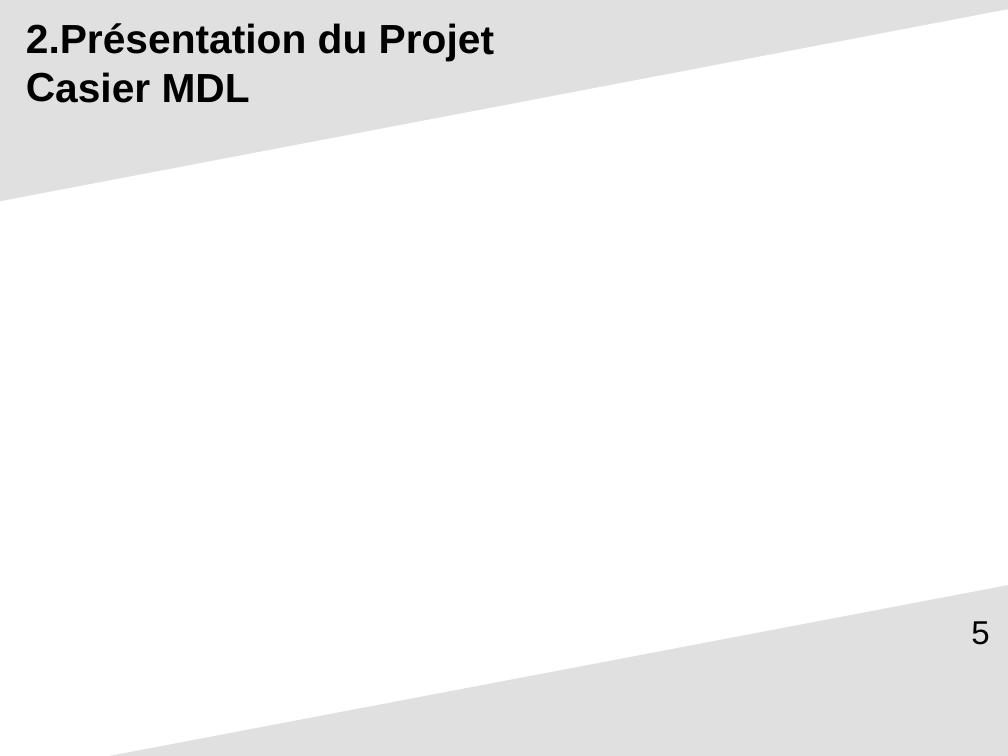
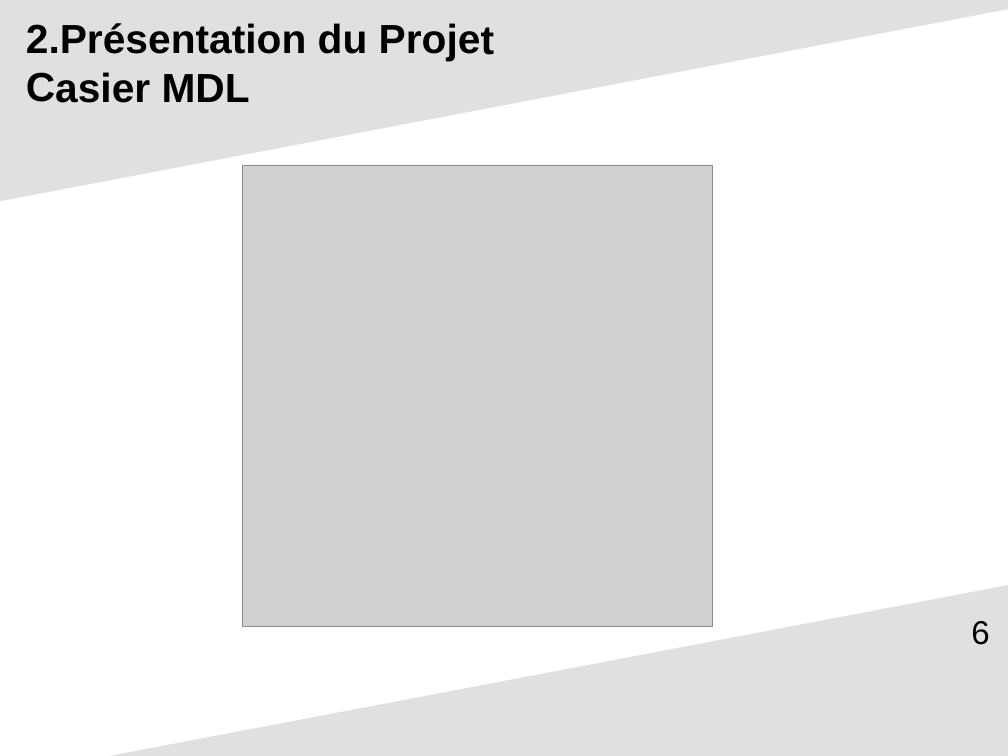
Before and after one commit to cbourgouin/Projet_Casier, a slide deck: slide 6 of Parties_Raspberry_Gaches/Revue de Projet n°1.odp (slide 5 before the commit). Drawn at 1008x756 pixels with LibreOffice and Linux fonts; fonts in the diff are those of the drawing; grey boxes stand for pictures. Boxes give left, top, right and bottom in pixels: in the first picture for what was removed or moved away, otherwise in the second. Text is boxed around its words. In the diff, an @@ line names an element or a change of style, - is before the commit and + after.

```diff
--- a/Parties_Raspberry_Gaches/Revue de Projet n°1.odp
+++ b/Parties_Raspberry_Gaches/Revue de Projet n°1.odp
@@ picture added at (242, 166, 713, 627) @@
@@ page number at (971, 621, 989, 645): text changed @@
-5
+6
```
Also in this commit, not shown: 3 other slides changed, 4 slides added, 4 other files.
